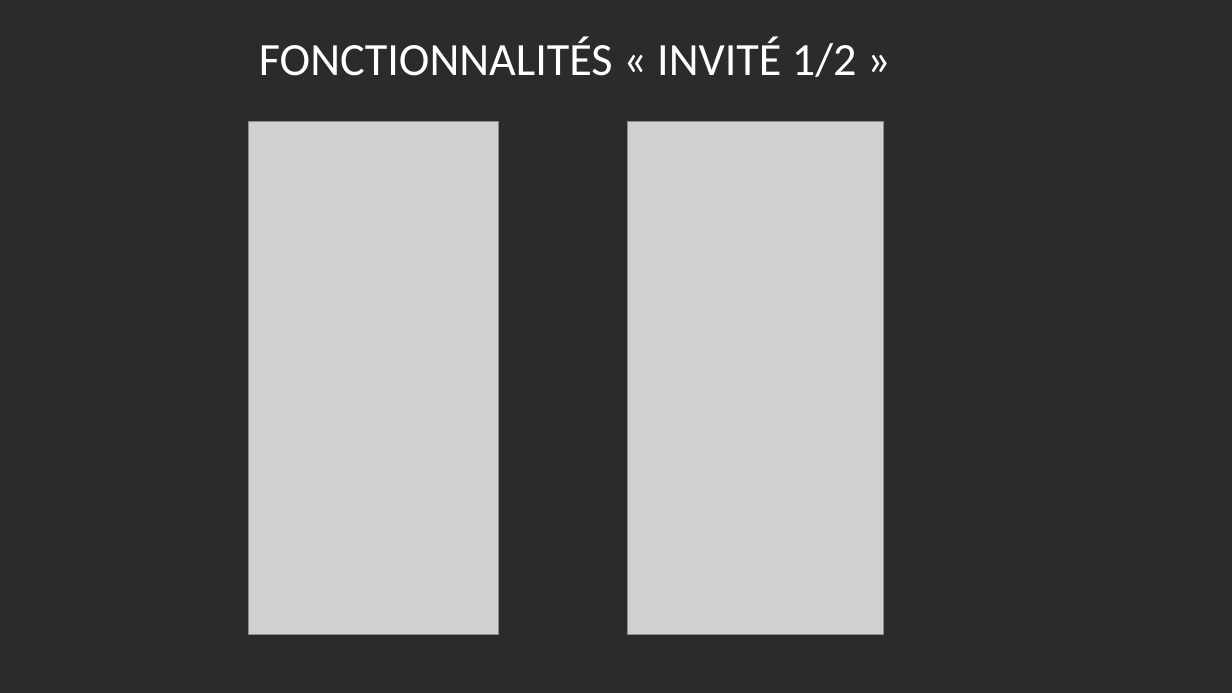
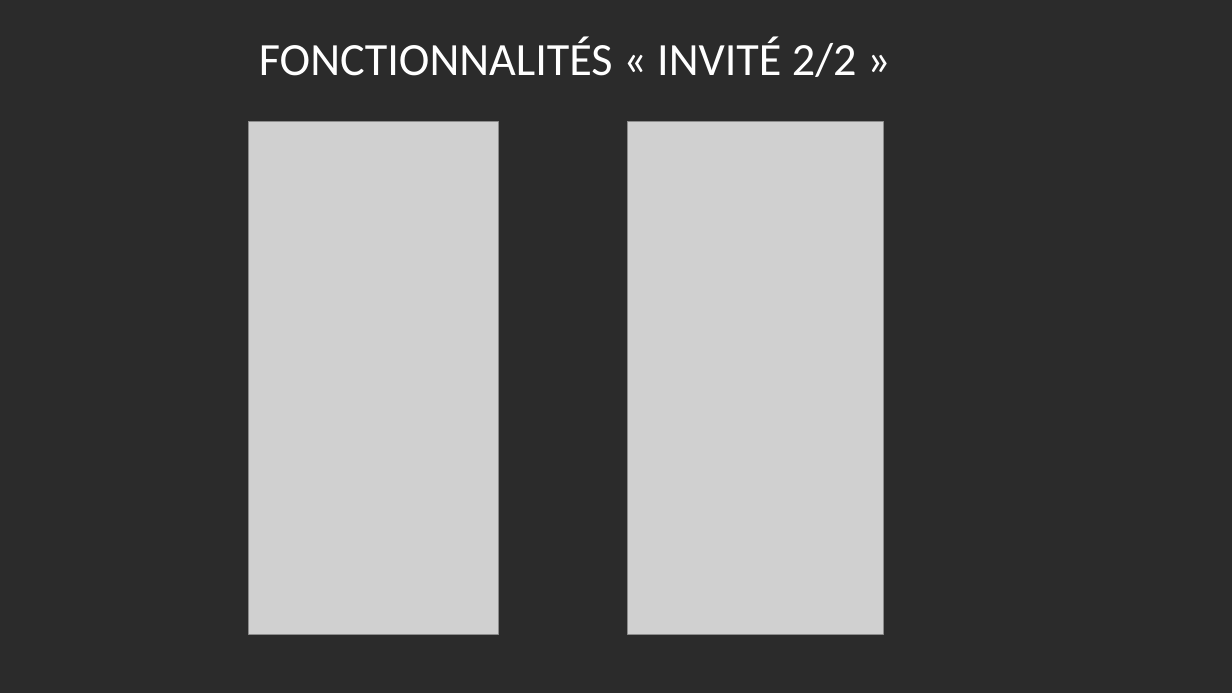
Before and after one commit to Wathil/POECNews, a slide deck: slide 13 of POEC News presentation.odp. Drawn at 1232x693 pixels with LibreOffice and Linux fonts; fonts in the diff are those of the drawing; grey boxes stand for pictures; background and template pictures are left out; a plain dark background stands for a picture behind light text. Boxes give left, top, right and bottom in pixels: in the first picture for what was removed or moved away, otherwise in the second. Text is boxed around its words. In the diff, an @@ line names an element or a change of style, - is before the commit and + after.

```diff
--- a/POEC News presentation.odp
+++ b/POEC News presentation.odp
@@ title at bbox=[259, 37, 857, 77]: text changed @@
-FONCTIONNALITÉS « INVITÉ 1/2 »
+FONCTIONNALITÉS « INVITÉ 2/2 »
```
Also in this commit, not shown: 6 other slides changed.
